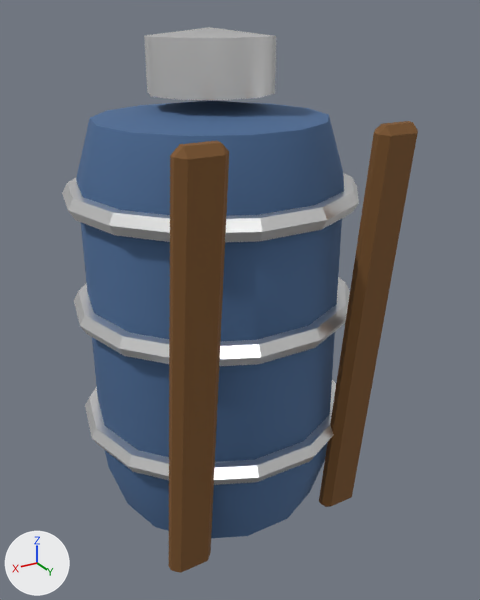
Before and after pictures for a commit that changed the glTF model public/models/vacuum_pack.glb.
Before and after are seen from a camera (50 mm lens) standing at (0.438, 0.806, 0.725) and looking at (-0.032, 0.022, 0.333). Lighting does not change. The marker at lower left points along +X, +Y and +Z. The older version comes first. Vertices at exactly the same position are counted once.

Objects in the first picture: 'VacuumPack'.
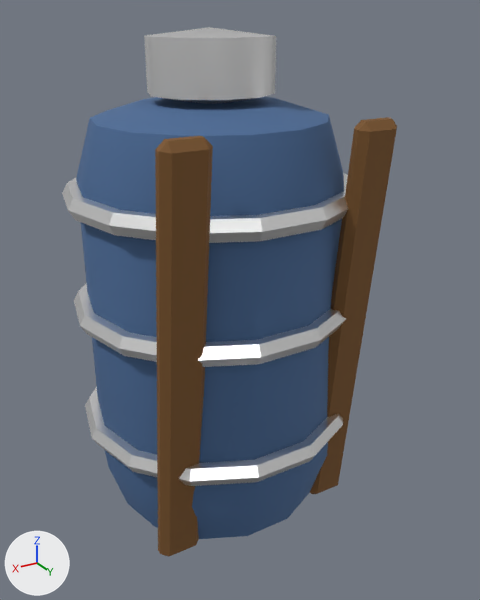
Where the newer file only moved an object's origin or applied its transform, the numbers keep the older frame.

Edits to the bpy script that builds the scene:
```text
Change me_vacuumpack:
    used by ob_vacuumpack; location = (0.0, 0.0, 0.0)
    remove me_vacuumpack.from_pydata(...)  # 407 vertices, 792 faces; spans x -0.206..0.206, y -0.245..0.229, z 0.0..0.71
    add me_vacuumpack.from_pydata(...)  # 443 vertices, 862 faces; spans x -0.206..0.206, y -0.245..0.201, z 0.0..0.71
    me_vacuumpack part 1: the loose piece of 24 vertices spanning x -0.161..-0.099, y 0.141..0.229, z 0.011..0.609 is moved by (0.0, -0.035, 0.0)
    me_vacuumpack part 2: the loose piece of 24 vertices spanning x 0.099..0.161, y 0.141..0.229, z 0.011..0.609 is moved by (0.0, -0.035, 0.0)
    me_vacuumpack part 3
    1 vertex is removed from x 0.0, y 0.0, z 0.62
    24 faces are deleted
    24 vertices are added at x -0.1..0.1, y -0.097..0.097, z 0.618..0.62
    40 new faces join them, mat_ftn_prop
    28 new faces join them, mat_ftn_metal
    other edits to the shape of me_vacuumpack do not show in these pictures
```

Location of each change, [x1, y1, x2, y2] in pixels of the pictures (480 x 600 px; the box of a moved part takes in the faces that stretch with it):
'VacuumPack', reshaped: before [62, 27, 418, 573]; after [62, 27, 397, 556]
part 1 of me_vacuumpack, moved or reshaped: before [319, 121, 418, 507]; after [310, 117, 397, 494]
part 2 of me_vacuumpack, moved or reshaped: before [168, 141, 229, 573]; after [155, 136, 213, 556]
part 3 of me_vacuumpack, built on: before [90, 100, 329, 136]; after [90, 97, 329, 136]
